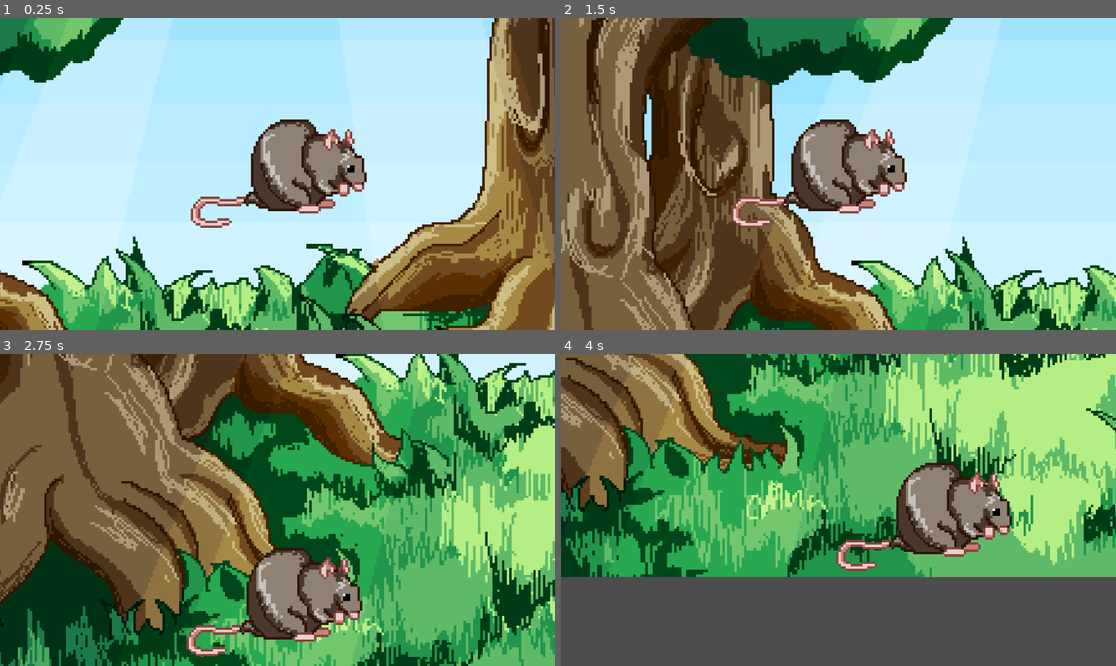
Above: before the commit, frames 1-4 (two rows, left to right).
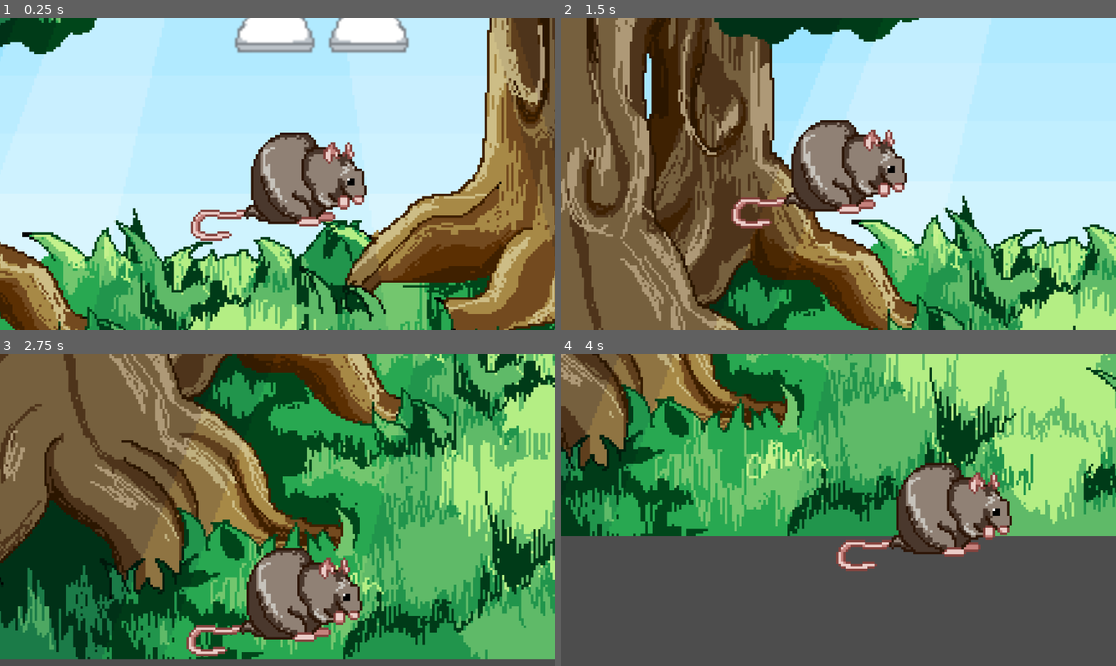
Above: after the commit, the same moments.

Repository: eeMalm/BrackeysGameJam
Game: Godot game, scene res://Scenes/Main.tscn
Two runs of this game, one before a commit and one after it. Both use one fixed random seed, a clock stepped at 60 frames per second and the inputs below. Before the commit the project starts from res://Main.tscn.
Inputs:
- Up to frame 1 (0.25 s): no input
- Up to frame 2 (1.5 s): hold A (A) 0.53-1.28 s; tap D (D) at 0.8, 1.35 s
- Up to frame 3 (2.75 s): tap S (S) at 1.55 s; hold S (S) from 2.03 s (still down); tap A (A) at 2.3 s
- Up to frame 4 (4 s): release S (S) at 2.78 s; tap A (A) at 2.85 s; tap D (D) at 3.05 s; hold D (D) from 3.53 s (still down); tap S (S) at 3.8 s

The runs differ from the first frame. In frame 1, 42% of the frame differs, in the area x 0-100%, y 0-100%; in frame 2, 47%; in frame 3, 65%; in frame 4, 48%.

Commit message:
Nodnarb changes #1
-changed rendering mode to fix visual glitch
-organized files into folders(assets, scripts, scenes)
-basic human path following(still needs work)
-basic human rat detection(still needs work)

Diff:
--- a/nothingcangowrong/Main.tscn
+++ /dev/null
@@ -1,18 +0,0 @@
-[gd_scene load_steps=4 format=3 uid="uid://b8ul0wtm4jlyu"]
-
-[ext_resource type="PackedScene" uid="uid://guu5bbsbqc43" path="res://rat.tscn" id="1_fuqux"]
-[ext_resource type="Script" path="res://camera_2d.gd" id="2_mwusd"]
-[ext_resource type="Texture2D" uid="uid://ba4l4djg6xpwn" path="res://sprites/forest.png" id="3_354es"]
-
-[node name="Main" type="Node2D"]
-
-[node name="Rat" parent="." instance=ExtResource("1_fuqux")]
-
-[node name="Camera2D" type="Camera2D" parent="."]
-zoom = Vector2(5, 5)
-script = ExtResource("2_mwusd")
-
-[node name="Sprite2D" type="Sprite2D" parent="."]
-z_index = -10
-texture_filter = 1
-texture = ExtResource("3_354es")
--- /dev/null
+++ b/nothingcangowrong/Scenes/Human.tscn
@@ -0,0 +1,26 @@
+[gd_scene load_steps=5 format=3 uid="uid://r4eb5ho263y5"]
+
+[ext_resource type="Texture2D" uid="uid://ccdsd5d05m5rn" path="res://Assets/human1 idle.png" id="1_ici5r"]
+[ext_resource type="Script" path="res://Scripts/human.gd" id="1_ssfuh"]
+
+[sub_resource type="AtlasTexture" id="AtlasTexture_ssmdf"]
+atlas = ExtResource("1_ici5r")
+region = Rect2(0, 0, 107, 192)
+
+[sub_resource type="SpriteFrames" id="SpriteFrames_ydtg5"]
+animations = [{
+"frames": [{
+"duration": 1.0,
+"texture": SubResource("AtlasTexture_ssmdf")
+}],
+"loop": true,
+"name": &"PlaceHolder",
+"speed": 5.0
+}]
+
+[node name="Human" type="Node2D"]
+script = ExtResource("1_ssfuh")
+
+[node name="AnimatedSprite2D" type="AnimatedSprite2D" parent="."]
+sprite_frames = SubResource("SpriteFrames_ydtg5")
+animation = &"PlaceHolder"
--- /dev/null
+++ b/nothingcangowrong/Scenes/Main.tscn
@@ -0,0 +1,63 @@
+[gd_scene load_steps=10 format=3 uid="uid://b8ul0wtm4jlyu"]
+
+[ext_resource type="PackedScene" uid="uid://guu5bbsbqc43" path="res://Scenes/rat.tscn" id="1_4rash"]
+[ext_resource type="PackedScene" uid="uid://r4eb5ho263y5" path="res://Scenes/Human.tscn" id="1_5mni4"]
+[ext_resource type="Script" path="res://Scripts/path_follow_2d.gd" id="1_ctx3n"]
+[ext_resource type="Script" path="res://Scripts/main.gd" id="1_g12os"]
+[ext_resource type="Script" path="res://Scripts/camera_2d.gd" id="2_4cdu1"]
+[ext_resource type="Texture2D" uid="uid://ba4l4djg6xpwn" path="res://Assets/forest.png" id="3_w03j3"]
+
+[sub_resource type="Curve2D" id="Curve2D_h231o"]
+_data = {
+"points": PackedVector2Array(-65.0356, 101.114, 65.0356, -101.114, -2, -176, -34.0384, -21.5549, 34.0384, 21.5549, 167, -184, -45.306, -53.9988, 45.306, 53.9988, 265, -113, 12.0756, -83.2242, -12.0756, 83.2242, 285, 20, 19.478, -59.4494, -19.478, 59.4494, 263, 131, 74.1662, -20.0469, -74.1662, 20.0469, 147, 197, 64.4272, 73.9661, -64.4272, -73.9661, 1, 234, 85.4035, 1.38254, -85.4035, -1.38254, -130, 212, -69.6713, 76.0399, 69.6713, -76.0399, -206, 119, 0.749153, 76.0399, -0.749153, -76.0399, -259, -35, -38.956, 47.0065, 38.956, -47.0065, -231, -121, -29.3997, -101.936, 29.3997, 101.936, -128, -156, -13.3635, 23.0178, 13.3635, -23.0178, -2, -176)
+}
+point_count = 13
+
+[sub_resource type="CapsuleShape2D" id="CapsuleShape2D_ls6dy"]
+height = 23.0126
+
+[sub_resource type="CircleShape2D" id="CircleShape2D_p1ipj"]
+
+[node name="Main" type="Node2D"]
+script = ExtResource("1_g12os")
+
+[node name="HumanPath" type="Path2D" parent="."]
+position = Vector2(-19.6085, -11.7836)
+scale = Vector2(1.15207, 0.731322)
+curve = SubResource("Curve2D_h231o")
+
+[node name="PathFollow2D" type="PathFollow2D" parent="HumanPath"]
+position = Vector2(-2, -176)
+rotation = -0.999223
+rotates = false
+script = ExtResource("1_ctx3n")
+
+[node name="Human" parent="HumanPath/PathFollow2D" instance=ExtResource("1_5mni4")]
+position = Vector2(-15.5825, 32.6374)
+rotation = 0.999223
+scale = Vector2(0.868005, 1.36739)
+
+[node name="SightArea2" type="Area2D" parent="HumanPath/PathFollow2D/Human"]
+
+[node name="CollisionShape2D" type="CollisionShape2D" parent="HumanPath/PathFollow2D/Human/SightArea2"]
+scale = Vector2(5.13593, 8.84)
+shape = SubResource("CapsuleShape2D_ls6dy")
+
+[node name="Rat" parent="." instance=ExtResource("1_4rash")]
+position = Vector2(0, 17)
+
+[node name="RatCollider" type="CollisionShape2D" parent="Rat"]
+position = Vector2(8.925, -3.405)
+scale = Vector2(1.73, 1.73)
+shape = SubResource("CircleShape2D_p1ipj")
+
+[node name="Camera2D" type="Camera2D" parent="."]
+zoom = Vector2(5, 5)
+script = ExtResource("2_4cdu1")
+
+[node name="Sprite2D" type="Sprite2D" parent="."]
+z_index = -10
+texture_filter = 1
+texture = ExtResource("3_w03j3")
+
+[connection signal="body_entered" from="HumanPath/PathFollow2D/Human/SightArea2" to="." method="_on_sight_area_2_body_entered"]
--- a/nothingcangowrong/rat.tscn
+++ b/nothingcangowrong/Scenes/rat.tscn
@@ -1,7 +1,7 @@
 [gd_scene load_steps=3 format=3 uid="uid://guu5bbsbqc43"]
 
-[ext_resource type="Script" path="res://rat.gd" id="1_p6iv6"]
-[ext_resource type="Texture2D" uid="uid://fdple0qeimwu" path="res://sprites/rat idle.png" id="2_sbyei"]
+[ext_resource type="Script" path="res://Scripts/rat.gd" id="1_p6iv6"]
+[ext_resource type="Texture2D" uid="uid://fdple0qeimwu" path="res://Assets/rat idle.png" id="2_sbyei"]
 
 [node name="Rat" type="CharacterBody2D"]
 motion_mode = 1
--- /dev/null
+++ b/nothingcangowrong/Scripts/human.gd
@@ -0,0 +1,11 @@
+extends Node2D
+
+
+# Called when the node enters the scene tree for the first time.
+func _ready() -> void:
+	pass # Replace with function body.
+
+
+# Called every frame. 'delta' is the elapsed time since the previous frame.
+func _process(delta: float) -> void:
+	pass
--- /dev/null
+++ b/nothingcangowrong/Scripts/main.gd
@@ -0,0 +1,16 @@
+extends Node2D
+
+
+# Called when the node enters the scene tree for the first time.
+func _ready() -> void:
+	pass # Replace with function body.
+
+
+# Called every frame. 'delta' is the elapsed time since the previous frame.
+func _process(delta: float) -> void:
+	pass
+
+
+func _on_sight_area_2_body_entered(body: Node2D) -> void:
+		#what to do when human sees rat
+	print("The human saw a rat!!!")#<--remove later
--- /dev/null
+++ b/nothingcangowrong/Scripts/path_follow_2d.gd
@@ -0,0 +1,11 @@
+extends PathFollow2D
+var speed = 5
+
+# Called when the node enters the scene tree for the first time.
+func _ready() -> void:
+	pass # Replace with function body.
+
+
+# Called every frame. 'delta' is the elapsed time since the previous frame.
+func _process(delta: float) -> void:
+	progress_ratio+=speed*delta/100
--- a/nothingcangowrong/project.godot
+++ b/nothingcangowrong/project.godot
@@ -11,9 +11,9 @@
 [application]
 
 config/name="NothingCanGoWrong"
-run/main_scene="res://Main.tscn"
+run/main_scene="res://Scenes/Main.tscn"
 config/features=PackedStringArray("4.3", "Forward Plus")
-config/icon="res://icon.svg"
+config/icon="res://Assets/icon.svg"
 
 [input]
 
@@ -46,3 +46,8 @@
 "events": [Object(InputEventKey,"resource_local_to_scene":false,"resource_name":"","device":-1,"window_id":0,"alt_press …(195 unchanged characters)…
 ]
 }
+
+[rendering]
+
+renderer/rendering_method="gl_compatibility"
+renderer/rendering_method.mobile="gl_compatibility"
Renamed: nothingcangowrong/sprites/forest.png -> nothingcangowrong/Assets/forest.png
Not shown, changed: nothingcangowrong/Assets/forest.png.import
Renamed: nothingcangowrong/sprites/human1 idle.png -> nothingcangowrong/Assets/human1 idle.png
Not shown, changed: nothingcangowrong/Assets/human1 idle.png.import
Renamed: nothingcangowrong/icon.svg -> nothingcangowrong/Assets/icon.svg
Not shown, changed: nothingcangowrong/Assets/icon.svg.import
Renamed: nothingcangowrong/sprites/rat idle.png -> nothingcangowrong/Assets/rat idle.png
Not shown, changed: nothingcangowrong/Assets/rat idle.png.import
Renamed: nothingcangowrong/node_2d.tscn -> nothingcangowrong/Scenes/node_2d.tscn
Renamed: nothingcangowrong/camera_2d.gd -> nothingcangowrong/Scripts/camera_2d.gd
Renamed: nothingcangowrong/rat.gd -> nothingcangowrong/Scripts/rat.gd
